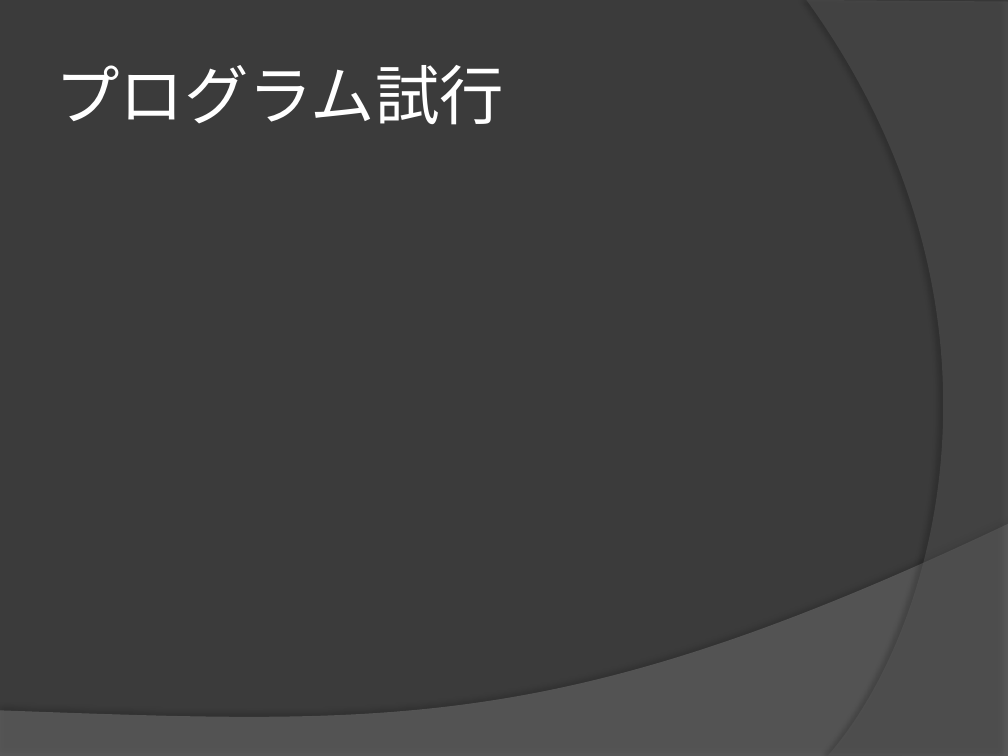
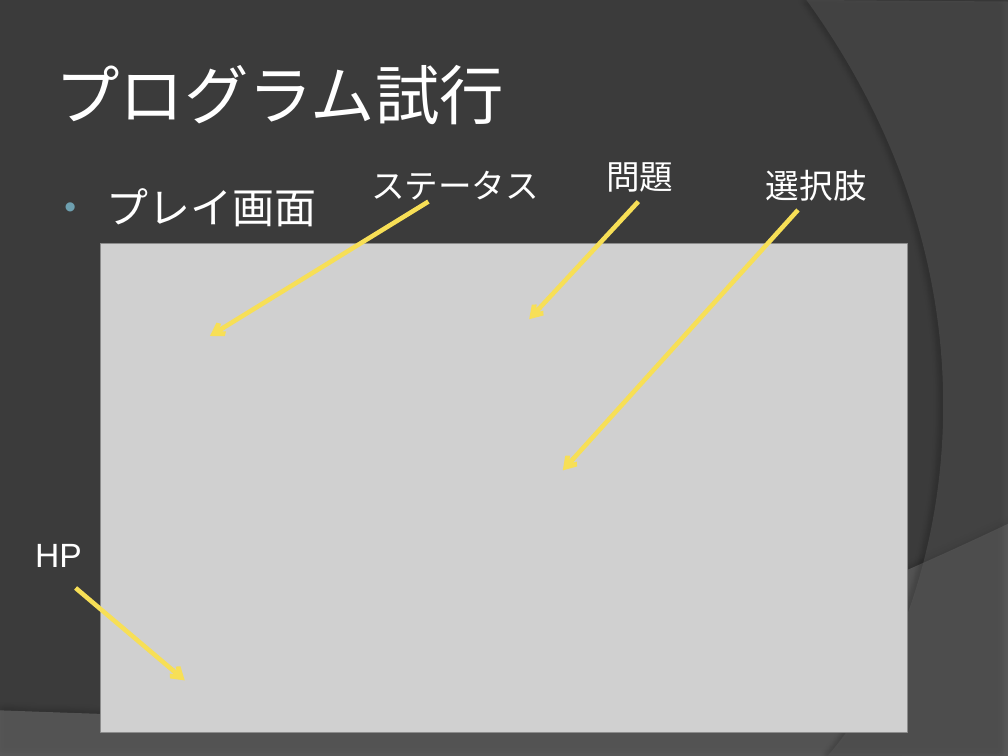
Before and after one commit to ymurota/SoftwareApp, a slide deck: slide 8 of SoftwarePP.pptx (slide 7 before the commit). Drawn at 1008x756 pixels with LibreOffice and Linux fonts; fonts in the diff are those of the drawing; grey boxes stand for pictures. Boxes give left, top, right and bottom in pixels: in the first picture for what was removed or moved away, otherwise in the second. Text is boxed around its words. In the diff, an @@ line names an element or a change of style, - is before the commit and + after.

```diff
--- a/SoftwarePP.pptx
+++ b/SoftwarePP.pptx
@@ text added at (371,171,539,207), 24 pt, text #FFFFFF @@
+ステータス
@@ text added at (606,162,673,192), 24 pt, text #FFFFFF @@
+問題
@@ text added at (766,169,867,201), 24 pt, text #FFFFFF @@
+選択肢
@@ text added at (107,188,317,227), 30 pt, text #FFFFFF @@
+• プレイ画面
@@ arrow added from (428, 202) to (210, 336), #F7DF56 3.25 pt @@
@@ arrow added from (638, 202) to (529, 320), #F7DF56 3.25 pt @@
@@ arrow added from (798, 210) to (562, 471), #F7DF56 3.25 pt @@
@@ picture added at (101,244,907,733) @@
@@ text added at (35,544,82,567), 24 pt, text #FFFFFF @@
+HP
@@ arrow added from (76, 588) to (184, 680), #F7DF56 3.25 pt @@
```
Also in this commit, not shown: 6 other slides changed, 1 slide added.
